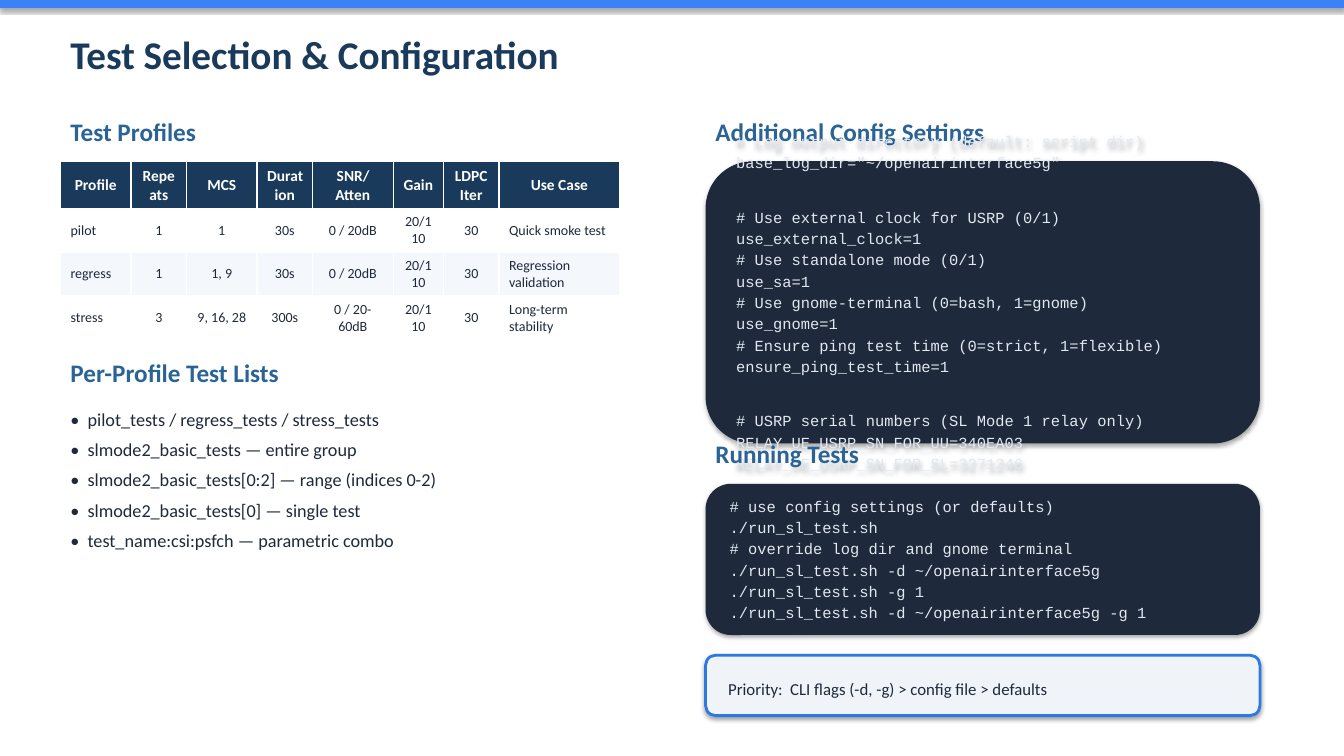
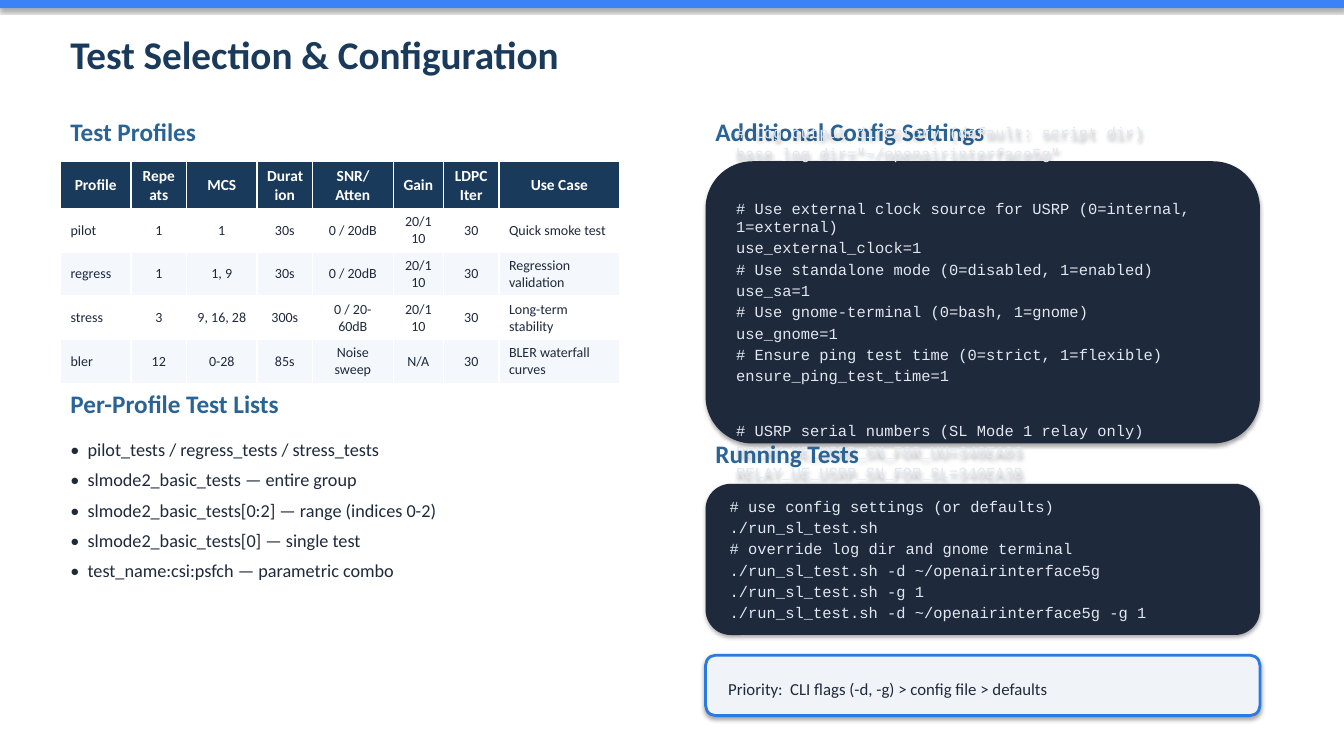
Before and after one commit to davidkimmy/openairinterface5g, a slide deck: slide 5 of doc/episys/test_script/overview_sl_test.pptx. Drawn at 1344x756 pixels with LibreOffice and Linux fonts; fonts in the diff are those of the drawing. Boxes give left, top, right and bottom in pixels: in the first picture for what was removed or moved away, otherwise in the second. Text is boxed around its words. In the diff, an @@ line names an element or a change of style, - is before the commit and + after.

Commit message:
Added iperf3 tests and updated README file.

```diff
--- a/doc/episys/test_script/overview_sl_test.pptx
+++ b/doc/episys/test_script/overview_sl_test.pptx
@@ table at (60, 161, 620, 380) @@
+row 5: bler | 12 | 0-28 | 85s | Noise sweep | N/A | 30 | BLER waterfall curves
@@ text in rounded rectangle at (736, 203, 1190, 235): text changed @@
-# Use external clock for USRP (0/1)
+# Use external clock source for USRP (0=internal, 1=external)
@@ text in rounded rectangle at (755, 264, 1153, 278): text changed @@
-# Use standalone mode (0/1)
+# Use standalone mode (0=disabled, 1=enabled)
@@ text "Per-Profile Test Lists": place and size @@
-text "Per-Profile Test Lists" at (70, 364, 278, 382)
+text "Per-Profile Test Lists" at (70, 395, 278, 413)
@@ text "• pilot_tests / regress_tests / ...": place and size @@
-text "• pilot_tests / regress_tests / ..." at (88, 413, 436, 550)
+text "• pilot_tests / regress_tests / ..." at (88, 443, 436, 580)
@@ text in rounded rectangle at (736, 466, 1023, 483): text changed @@
-RELAY_UE_USRP_SN_FOR_SL=3271246
+RELAY_UE_USRP_SN_FOR_SL=340EA3B
```
Also in this commit, not shown: 5 other slides changed, 5 other files.
